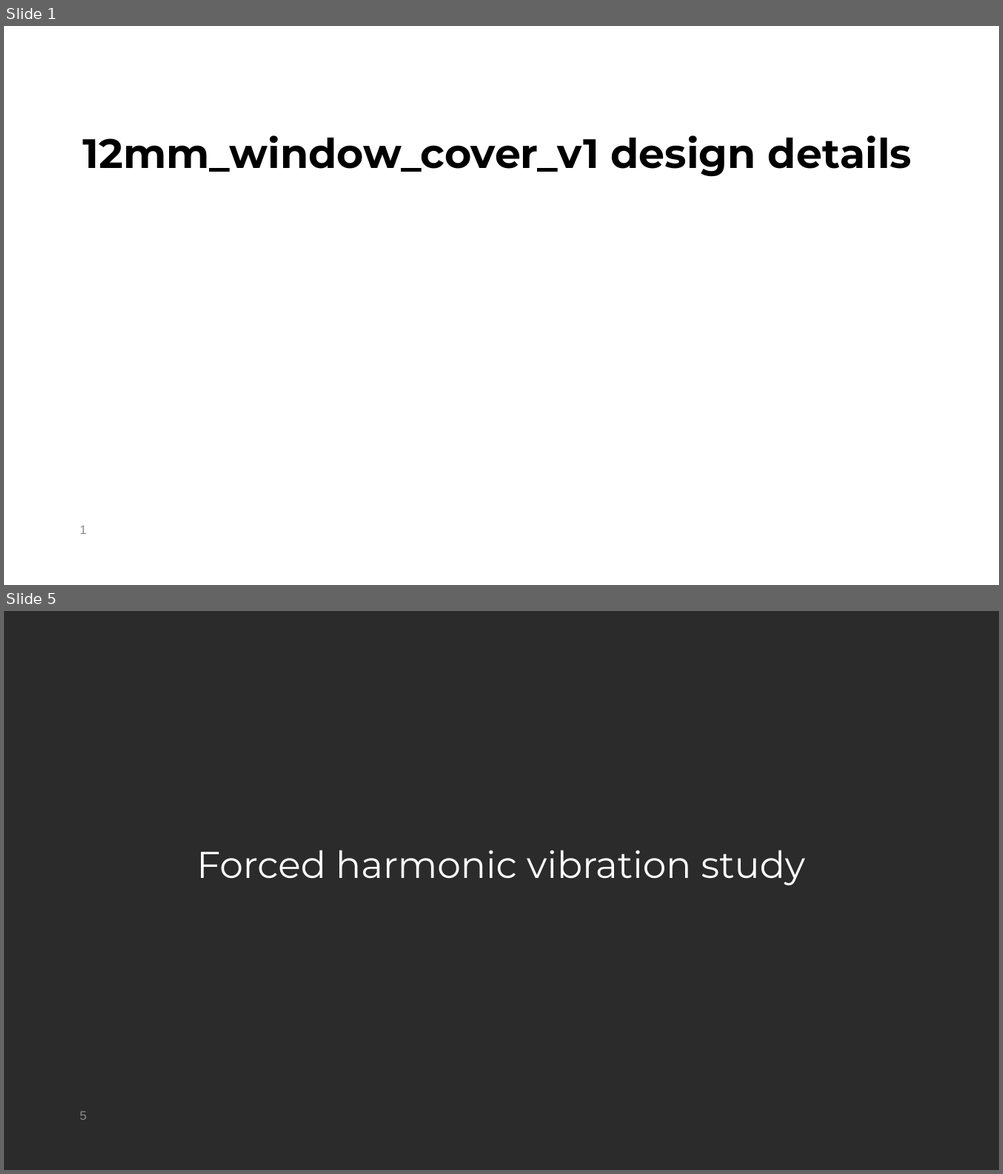
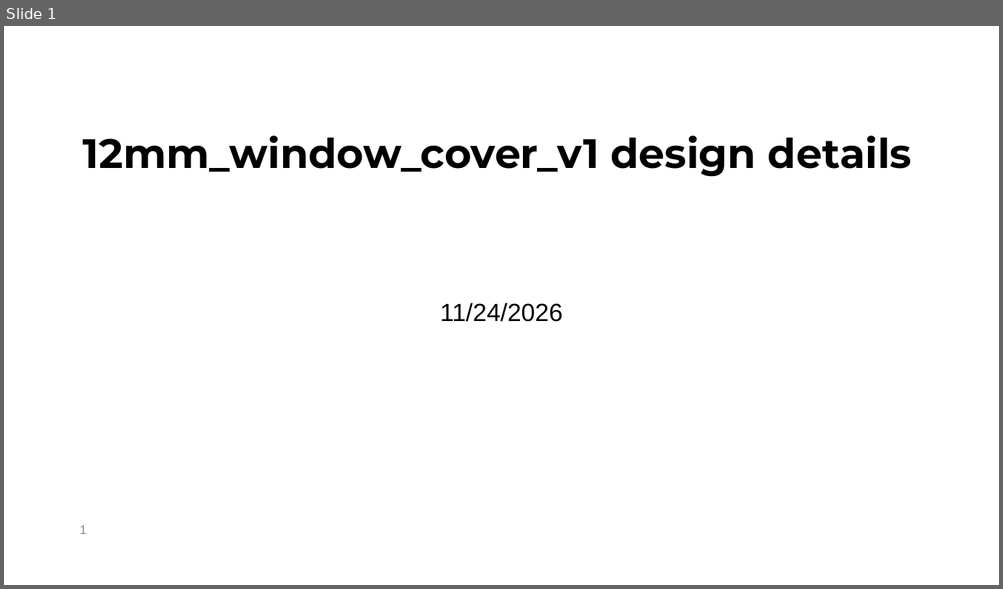
Before and after one commit to ARTS-Laboratory/LPBF-Observer, a slide deck: system_development/Damascus/V0.5.1/hardware development/Parts/12mm_window_cover_v1_details.pptx. Shown one above the other, each under a label of ours: slides 1 and 5 before the commit, slide 1 after it; the slides between them are not shown. The pictures are 1003x1174 and 1003x589 pixels, drawn with LibreOffice and Linux fonts; fonts in the diff are those of the drawing; background and template pictures are left out; a plain dark background stands for a picture behind light text. Boxes give left, top, right and bottom in pixels: in the first picture for what was removed or moved away, otherwise in the second. Text is boxed around its words. In the diff, an @@ line names an element or a change of style, - is before the commit and + after.

```diff
--- a/system_development/Damascus/V0.5.1/hardware development/Parts/12mm_window_cover_v1_details.pptx
+++ b/system_development/Damascus/V0.5.1/hardware development/Parts/12mm_window_cover_v1_details.pptx
@@ slide 5 removed at (x1=4, y1=611, x2=999, y2=1170), background picture (left out) @@
@@ title removed at (x1=196, y1=850, x2=805, y2=886) @@
-Forced harmonic vibration study
@@ page number removed at (x1=79, y1=1111, x2=86, y2=1120) @@
-5
@@ slide 1 changed as well @@
@@ subtitle added at (x1=440, y1=303, x2=563, y2=322), 24 pt, text #000000 @@
+11/24/2026
```
Also in this commit, not shown: 2 slides added, 4 other slides removed.
